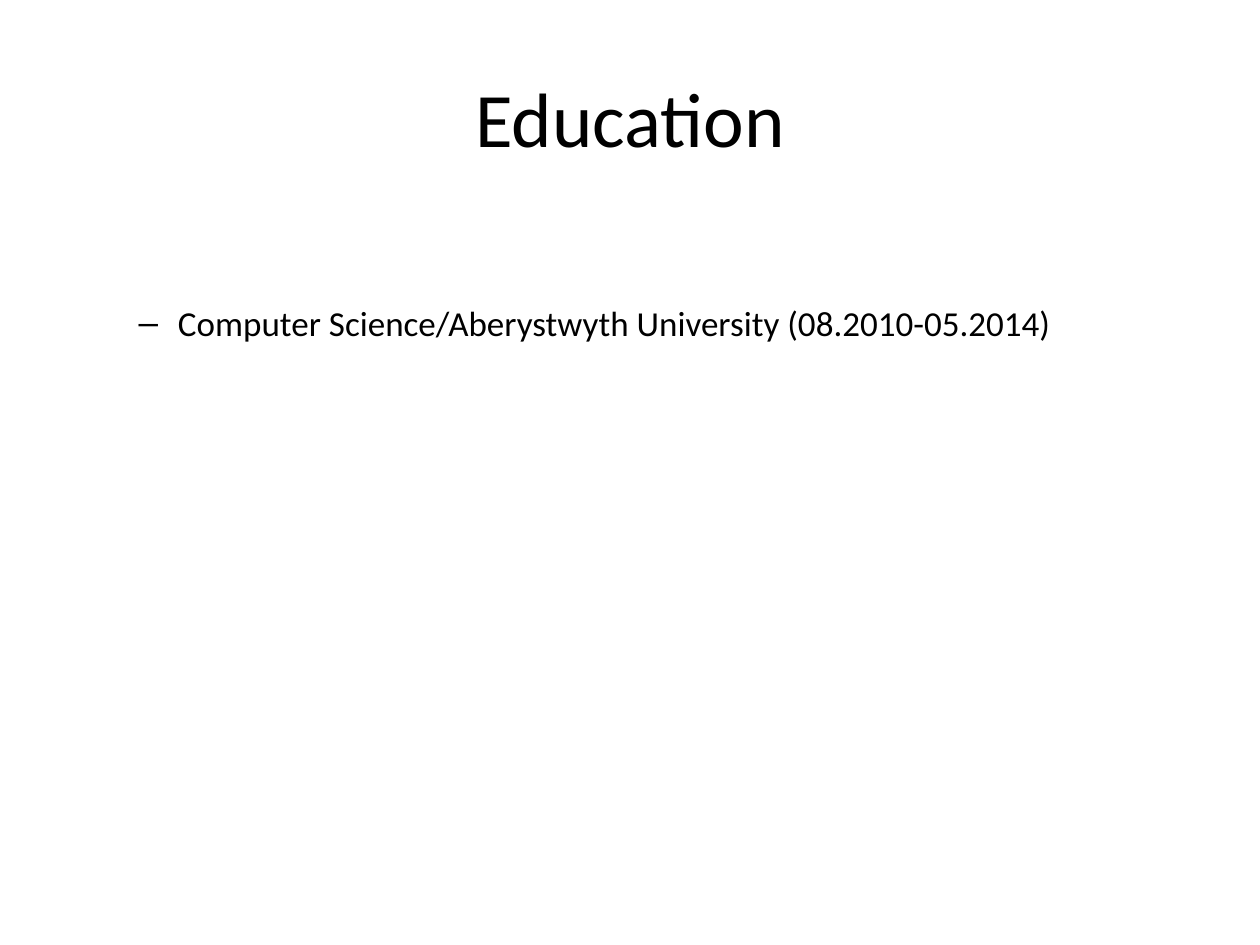
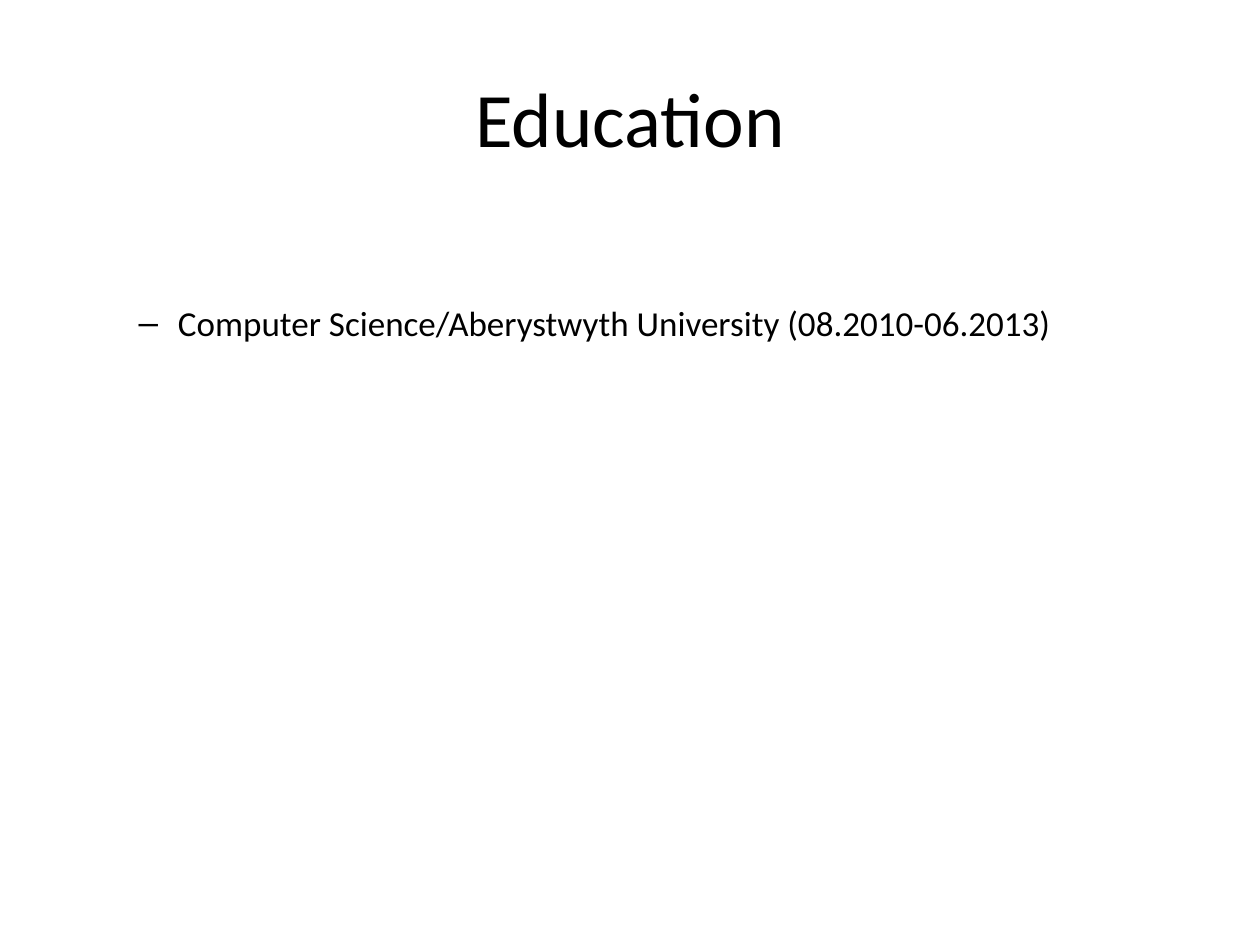
Before and after one commit to atomfinger/resume, a slide deck: slide 7 of resume.pptx (slide 6 before the commit). Drawn at 1260x945 pixels with LibreOffice and Linux fonts; fonts in the diff are those of the drawing. Boxes give left, top, right and bottom in pixels: in the first picture for what was removed or moved away, otherwise in the second. Text is boxed around its words. In the diff, an @@ line names an element or a change of style, - is before the commit and + after.

```diff
--- a/resume.pptx
+++ b/resume.pptx
@@ text at <box>178,310,1050,342</box>: text changed @@
-  – Computer Science/Aberystwyth University (08.2010-05.2014)
+  – Computer Science/Aberystwyth University (08.2010-06.2013)
```
Also in this commit, not shown: 5 other slides changed, 2 slides added, 1 slide removed, 12 other files.
